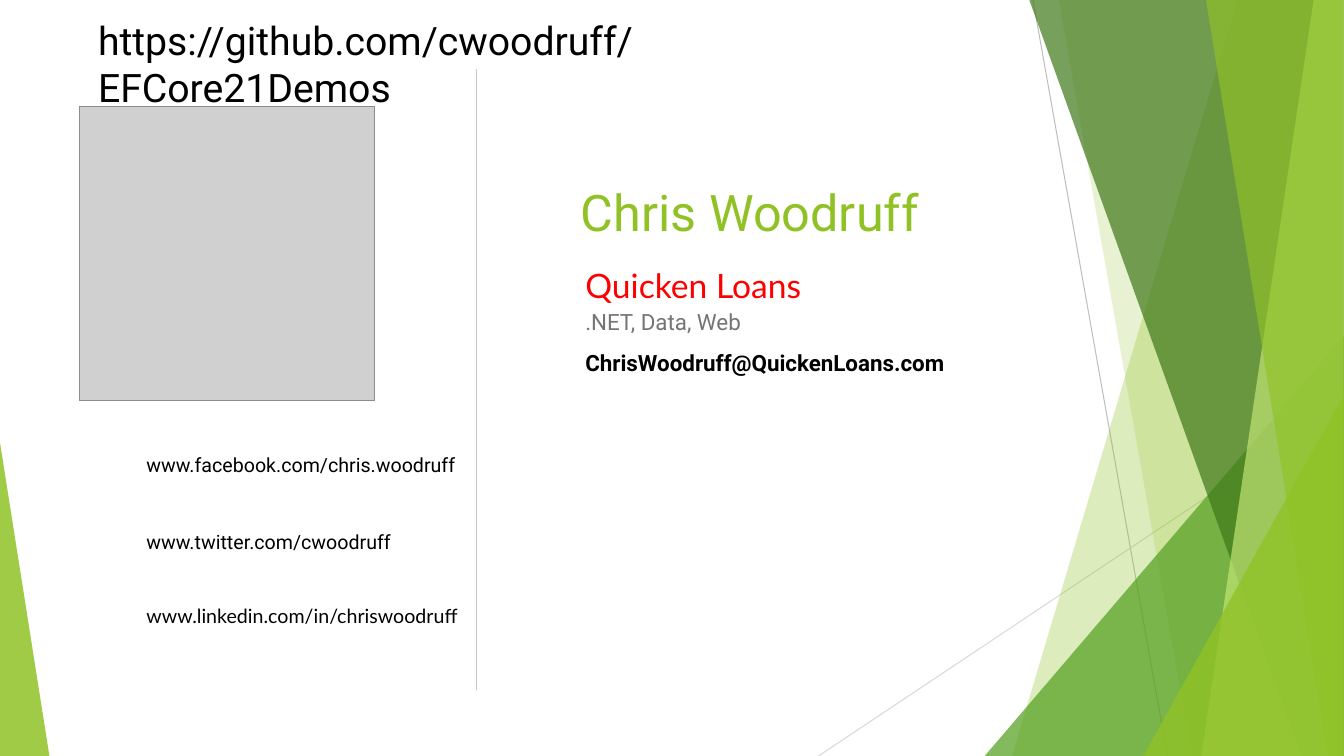
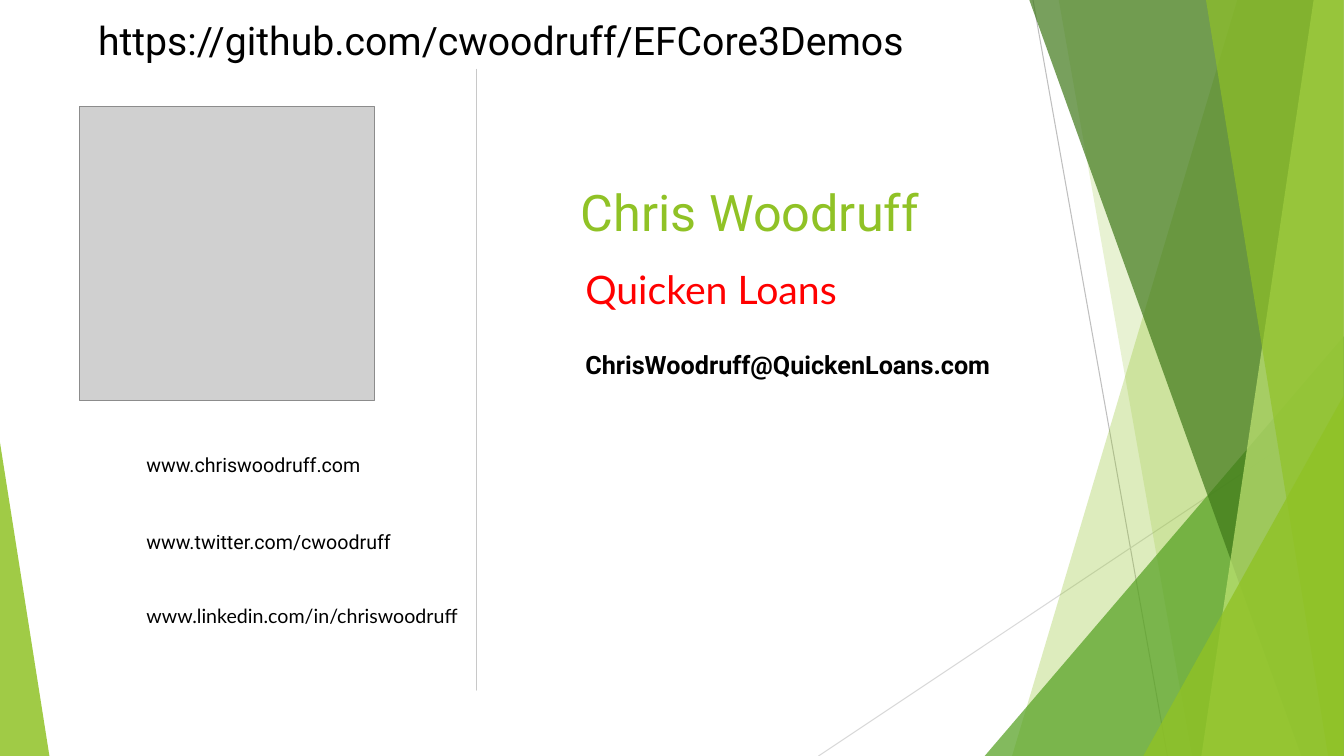
Before and after one commit to cwoodruff/EFCore3Demos, a slide deck: slide 43 of What’s new in Entity Framework Core 3.1.pptx (slide 40 before the commit). Drawn at 1344x756 pixels with LibreOffice and Linux fonts; fonts in the diff are those of the drawing; grey boxes stand for pictures; background and template pictures are left out. Boxes give left, top, right and bottom in pixels: in the first picture for what was removed or moved away, otherwise in the second. Text is boxed around its words. In the diff, an @@ line names an element or a change of style, - is before the commit and + after.

```diff
--- a/What’s new in Entity Framework Core 3.1.pptx
+++ b/What’s new in Entity Framework Core 3.1.pptx
@@ text at (98,25,904,63): text changed @@
-https://github.com/cwoodruff/EFCore21Demos
+https://github.com/cwoodruff/EFCore3Demos
@@ text "Quicken Loans" at (585,275,837,310): size 24 to 28 pt @@
@@ text "ChrisWoodruff@QuickenLoans.com" at (585,355,990,380): size 16 to 18 pt @@
@@ text at (585,313,741,333): paragraph removed @@
-.NET, Data, Web
@@ text at (146,457,360,473): text changed @@
-www.facebook.com/chris.woodruff
+www.chriswoodruff.com
```
Also in this commit, not shown: 10 other slides changed, 8 slides added, 5 slides removed.
